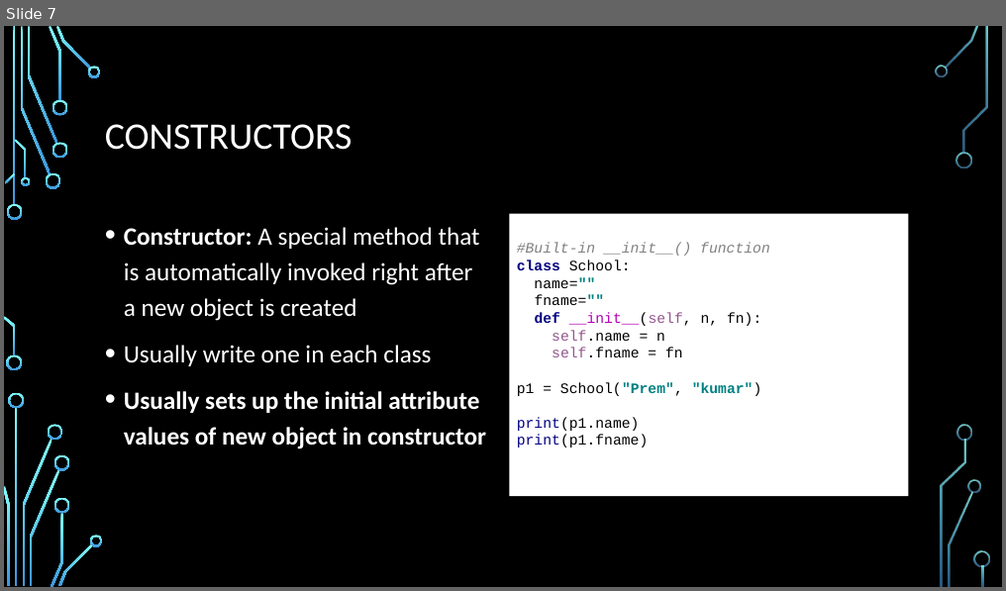
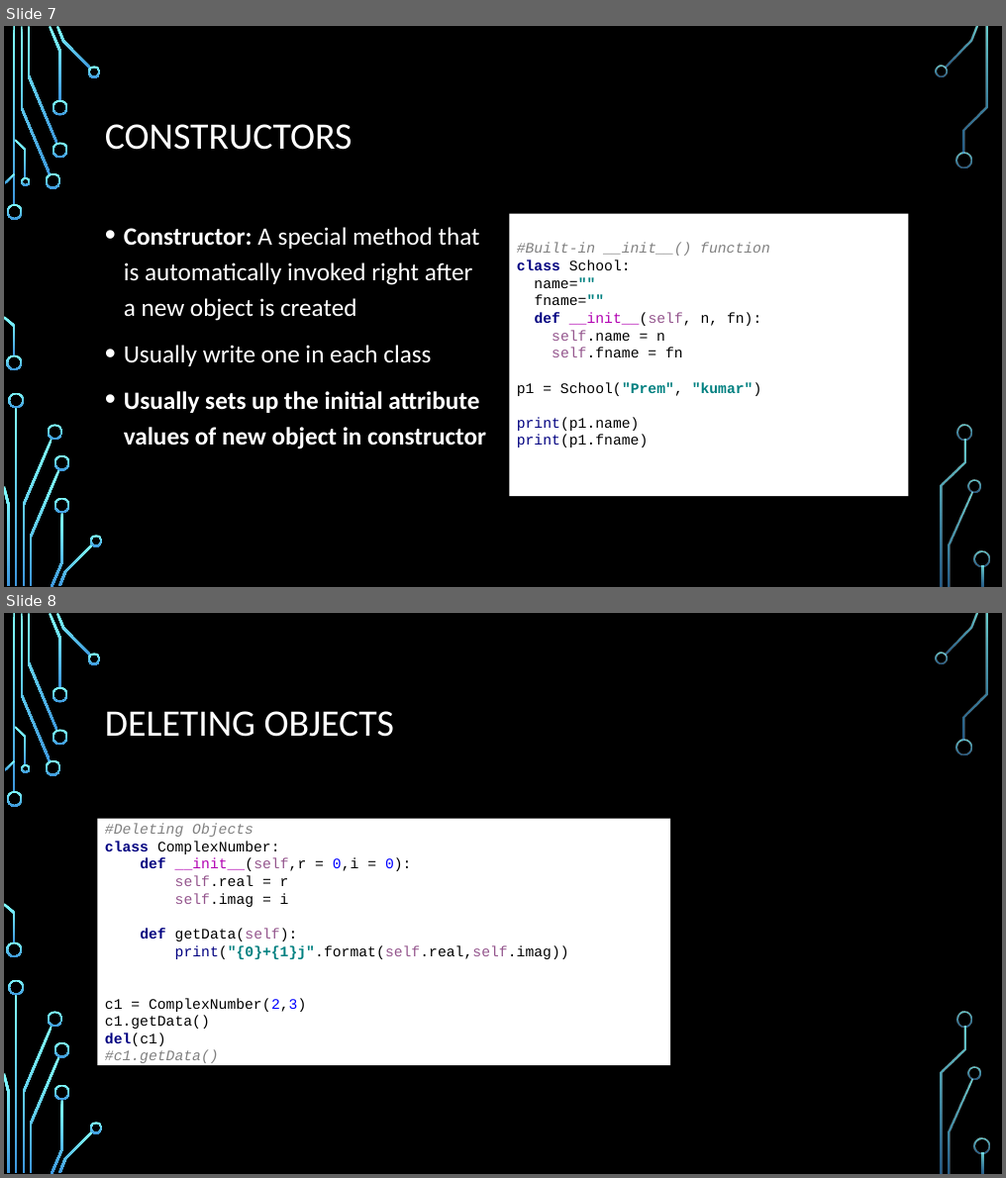
Before and after one commit to naveens33/python_tutorials, a slide deck: ppt/Python Oops concept.pptx. Shown one above the other, each under a label of ours: slide 7 before the commit, slides 7 and 8 after it. The pictures are 1006x591 and 1006x1178 pixels, drawn with LibreOffice and Linux fonts; fonts in the diff are those of the drawing; background and template pictures are left out. Boxes give left, top, right and bottom in pixels: in the first picture for what was removed or moved away, otherwise in the second. Text is boxed around its words. In the diff, an @@ line names an element or a change of style, - is before the commit and + after.

```diff
--- a/ppt/Python Oops concept.pptx
+++ b/ppt/Python Oops concept.pptx
@@ slide 8 added at [4,613,1002,1174], background picture (left out); not listed: 36 template elements that a slide beside it also shows @@
@@ title added at [105,711,394,737], 36 pt, text #FFFFFF @@
+DELETING OBJECTS
@@ text added at [98,815,671,1069], fill #FFFFFF, 14 pt, text #000000 @@
+#Deleting Objects
+class ComplexNumber:
+def __init__(self,r = 0,i = 0):
+self.real = r
+self.imag = i
+def getData(self):
+print("{0}+{1}j".format(self.real,self.imag))
+c1 = ComplexNumber(2,3)
+c1.getData()
+del(c1)
+#c1.getData()
```
Also in this commit, not shown: 3 other slides added, 5 other files.
